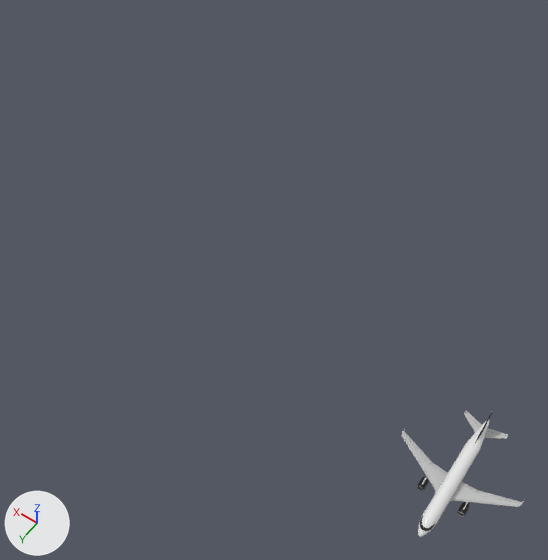
One commit to the Blender file A320/a320.blend: the scene before it, then after it.
Before and after are seen from a 50 mm camera at (-6.6, 28.0, 58.0) aimed at (18.3, -6.8, 3.2). The axes (+X, +Y, +Z) are drawn at lower left. The lights are the same throughout.

The first picture shows 'Fuselage', 'Wing'.
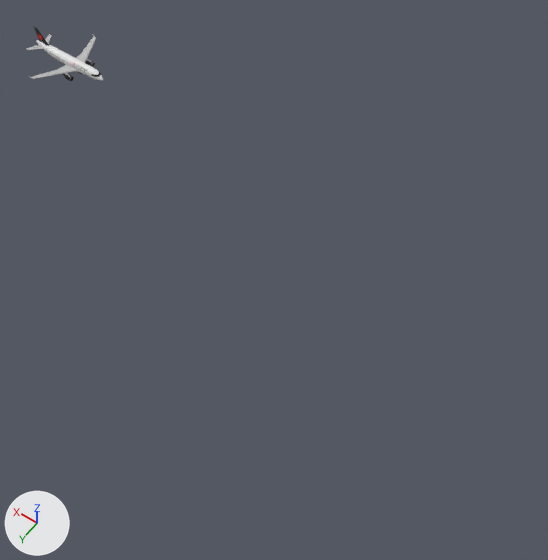
Patch to the scene script:
```diff
--- a/A320/a320.blend.py
+++ b/A320/a320.blend.py
@@ ob_fuselage @@
 ob_fuselage = bpy.data.objects.new('Fuselage', me_cylinder)
-ob_fuselage.location = (-4.03, 2.14, 6.04)
-ob_fuselage.rotation_euler = (1.571, 0.0, 0.0)  # degrees (90, 0, 0)
+ob_fuselage.location = (53.66, -17.11, 6.04)
+ob_fuselage.rotation_euler = (1.571, 0.0, 1.538)  # degrees (90, 0, 88)
 ob_fuselage.scale = (0.575, 0.575, 0.575)
```

Location of each change, [x1, y1, x2, y2] in pixels of the pictures (548 x 560 px):
'Fuselage', moved, turned: before [418, 420, 489, 537]; after [36, 40, 103, 81]
'Wing', moved, turned: before [402, 430, 525, 517]; after [29, 34, 96, 81]
'Horizontal Stabilizer', moved, turned: before [464, 411, 508, 439]; after [26, 34, 51, 50]
'Vertical Stabilizer', moved, turned: before [475, 411, 493, 443]; after [33, 26, 51, 47]
'Windows', moved, turned: before [427, 452, 479, 514]; after [50, 53, 86, 73]
'ACLogo', now drawn: after [37, 33, 43, 41]
